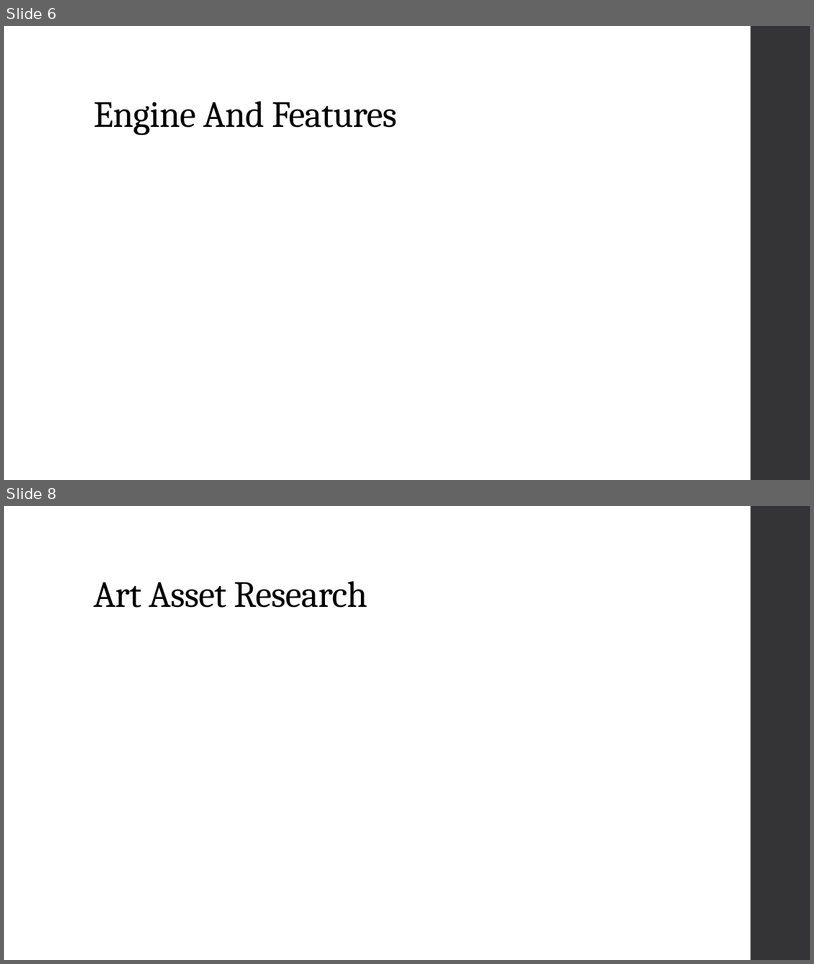
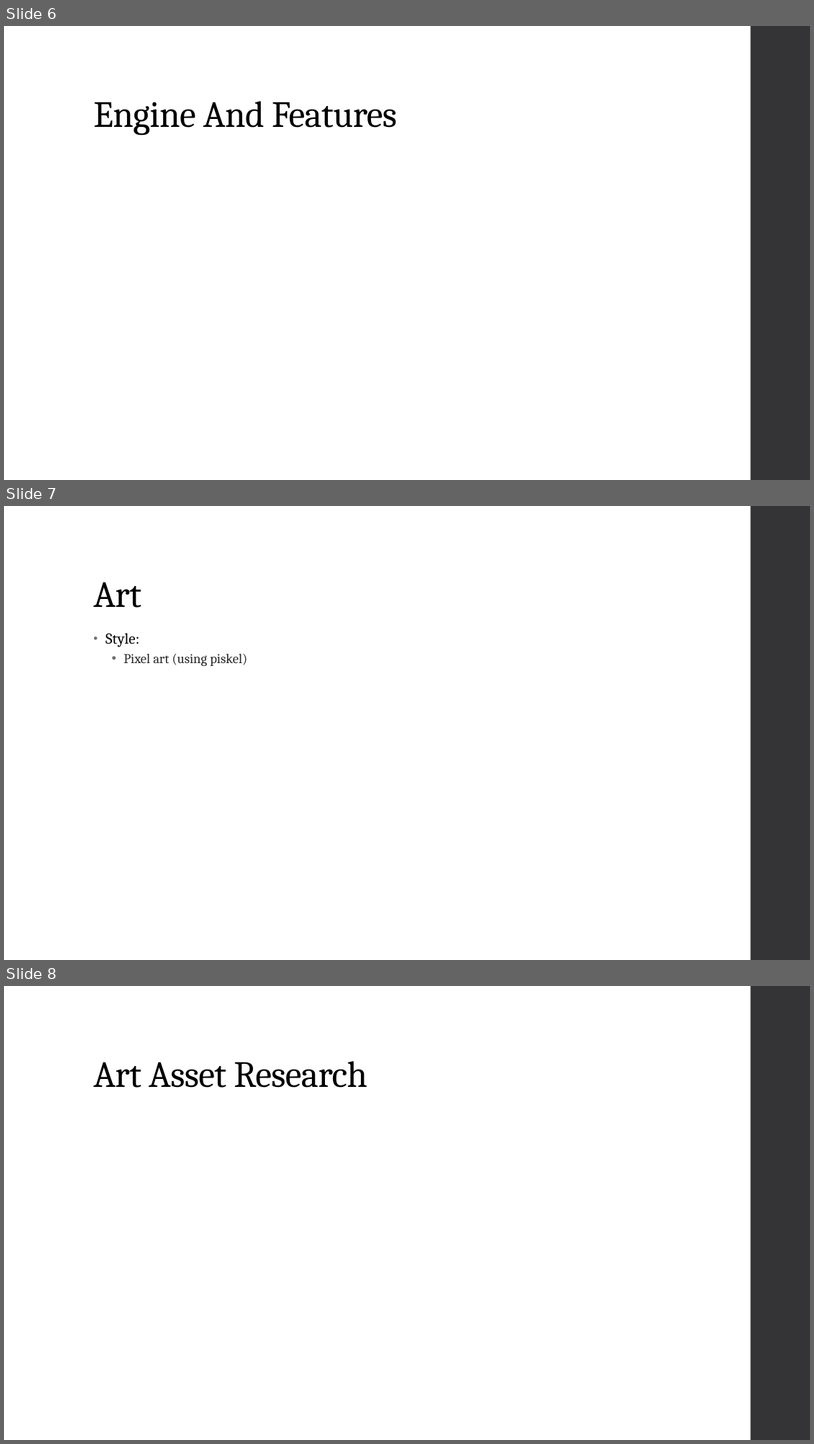
Before and after one commit to Noah-cobb/HoneyDew, a slide deck: Dinometry Dash/Documentation/Pitch Presentation.pptx. Shown one above the other, each under a label of ours: slides 6 and 8 before the commit, slides 6, 7 and 8 after it; the slides between them are not shown. The pictures are 814x964 and 814x1444 pixels, drawn with LibreOffice and Linux fonts; fonts in the diff are those of the drawing. Boxes give left, top, right and bottom in pixels: in the first picture for what was removed or moved away, otherwise in the second. Text is boxed around its words. In the diff, an @@ line names an element or a change of style, - is before the commit and + after.

```diff
--- a/Dinometry Dash/Documentation/Pitch Presentation.pptx
+++ b/Dinometry Dash/Documentation/Pitch Presentation.pptx
@@ slide 7 added at [4, 506, 810, 960], background #FFFFFF; not listed: 1 template element that a slide beside it also shows @@
@@ title added at [93, 582, 142, 608], 44 pt, text #000000 @@
+Art
@@ text added at [106, 633, 247, 666], 16 pt, text #262626 @@
+• Style:
+  • Pixel art (using piskel)
```
Also in this commit, not shown: 3 slides changed, 2 slides removed.
